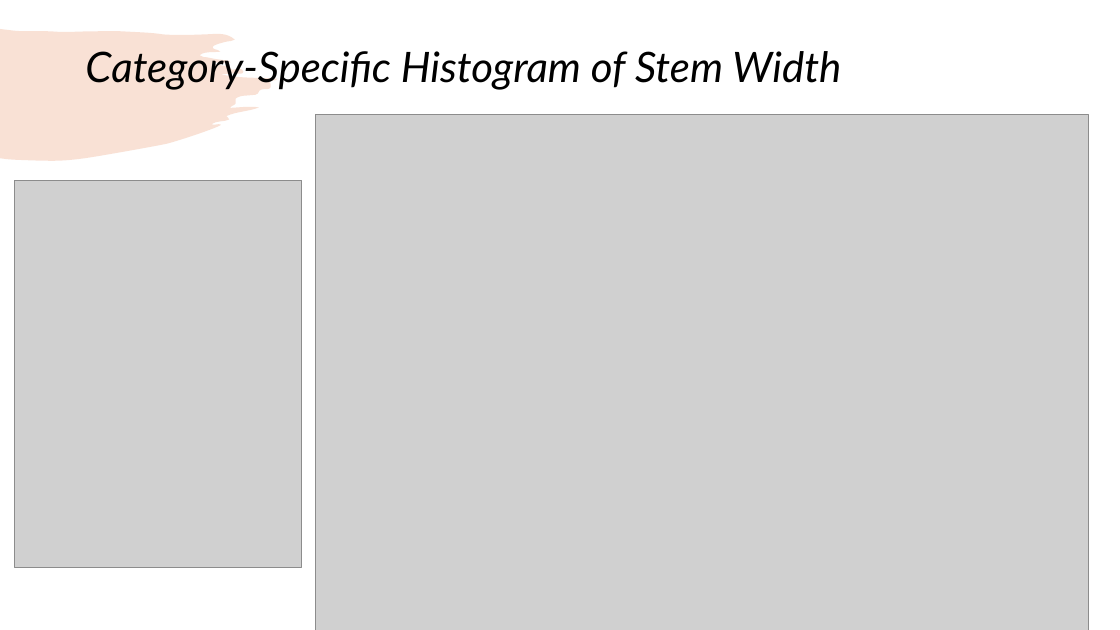
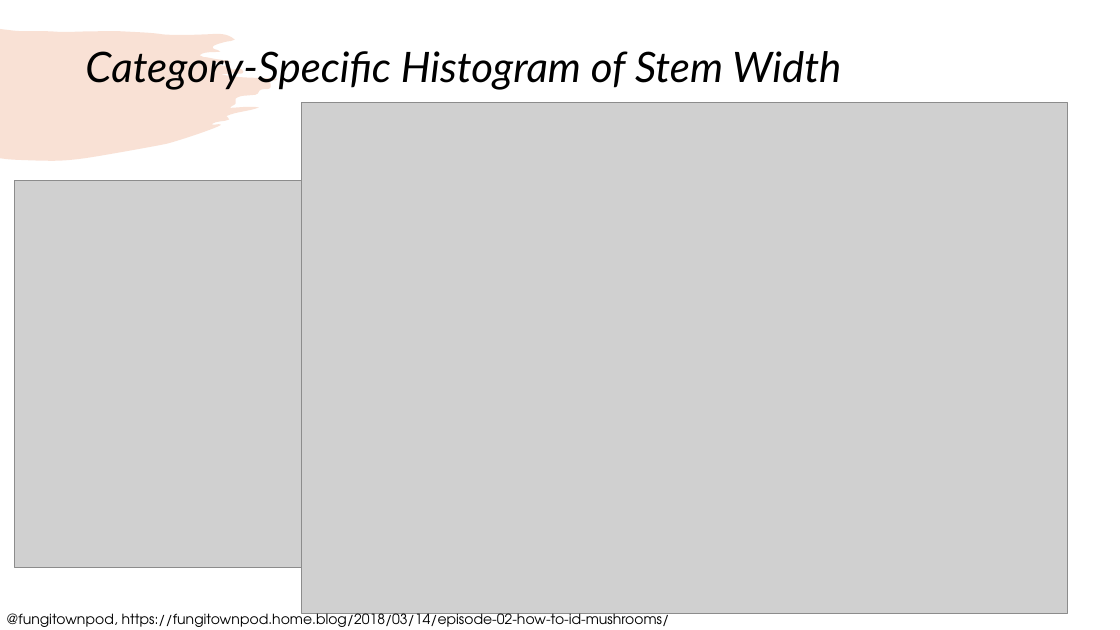
Before and after one commit to kathywu1201/Mushroom_Edibility_Classification_ML_Project, a slide deck: slide 6 of midterm_presentation.pptx. Drawn at 1120x630 pixels with LibreOffice and Linux fonts; fonts in the diff are those of the drawing; grey boxes stand for pictures. Boxes give left, top, right and bottom in pixels: in the first picture for what was removed or moved away, otherwise in the second. Text is boxed around its words. In the diff, an @@ line names an element or a change of style, - is before the commit and + after.

```diff
--- a/midterm_presentation.pptx
+++ b/midterm_presentation.pptx
@@ picture: place and size @@
-picture at bbox=[316, 115, 1089, 630]
+picture at bbox=[302, 103, 1067, 613]
@@ text added at bbox=[6, 610, 670, 627], 12 pt, text #000000 @@
+@fungitownpod, https://fungitownpod.home.blog/2018/03/14/episode-02-how-to-id-mushrooms/
```
Also in this commit, not shown: 9 other slides changed, 1 slide added, 1 slide removed, 7 other files.
